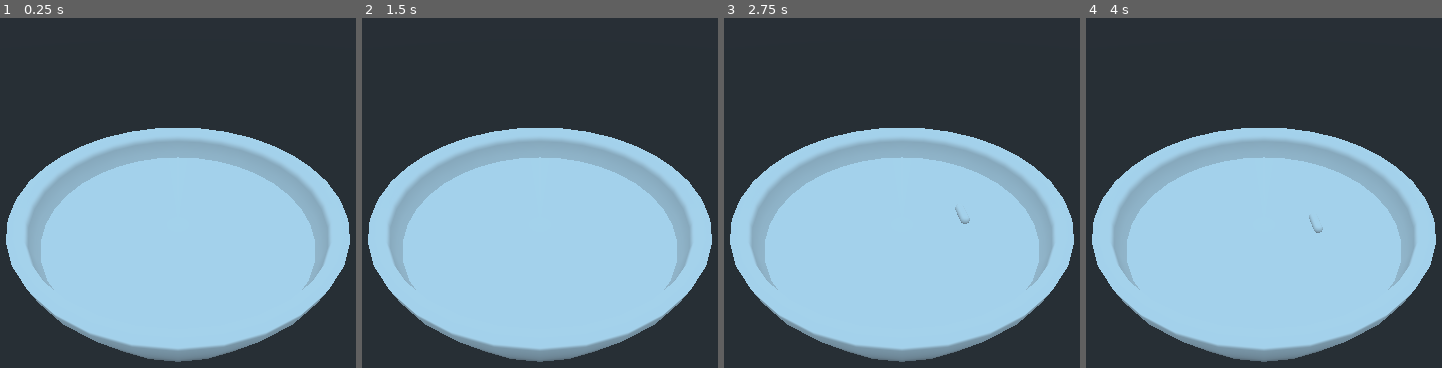
Above: before the commit, frames 1-4 (left to right).
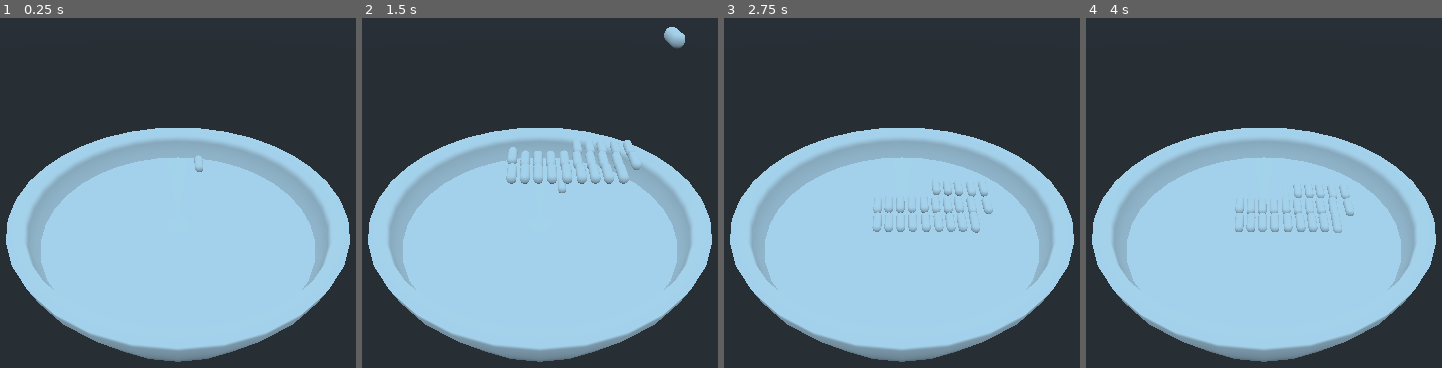
Above: after the commit, the same moments.

Repository: Element21/FBLA-Computer-Game-Simulation-Programming-22
Game: Godot game, scene res://Levels/Level 1/lvl1.tscn
Two runs of this game, one before a commit and one after it. Both use one fixed random seed, a clock stepped at 60 frames per second and the inputs below.
Inputs:
- Up to frame 1 (0.25 s): no input
- Up to frame 2 (1.5 s): tap Enter at 0.5 s
- Up to frame 3 (2.75 s): no input
- Up to frame 4 (4 s): tap Space at 3.5 s

The runs differ from the first frame. In frame 1, less than 0.1% of the frame differs, in the area x 31-58%, y 39-44%; in frame 2, 1.6%, in the area x 40-91%, y 2-50%; in frame 3, 0.8%; in frame 4, 0.7%.

Commit message:
Add all letters and simplify collision detection

Diff:
--- a/Levels/Level 1/lvl1.tscn
+++ b/Levels/Level 1/lvl1.tscn
@@ -16,9 +16,6 @@
 [node name="Camera" type="Camera" parent="."]
 transform = Transform( 1, 0, 0, 0, 0.707107, 0.707107, 0, -0.707107, 0.707107, 0, 10, 8 )
 
-[node name="Letter" parent="." instance=ExtResource( 2 )]
-transform = Transform( 1, 0, 0, 0, 1, 0, 0, 0, 1, 2.627, 10, 0 )
-
 [node name="Soup" type="MeshInstance" parent="."]
 transform = Transform( 1, 0, 0, 0, 1, 0, 0, 0, 1, 0, 3.21526, 0 )
 mesh = SubResource( 1 )
@@ -32,3 +29,81 @@
 
 [node name="CollisionShape" type="CollisionShape" parent="Bowl/StaticBody"]
 shape = SubResource( 2 )
+
+[node name="A" parent="." instance=ExtResource( 2 )]
+transform = Transform( 1, 0, 0, 0, 1, 0, 0, 0, 1, 1.82298, 9.82393, -1.76755 )
+
+[node name="B" parent="." instance=ExtResource( 2 )]
+transform = Transform( 1, 0, 0, 0, 1, 0, 0, 0, 1, 1.73463, 9.91666, -0.839772 )
+
+[node name="C" parent="." instance=ExtResource( 2 )]
+transform = Transform( 1, 0, 0, 0, 1, 0, 0, 0, 1, 0.601199, 9.91314, -0.881963 )
+
+[node name="D" parent="." instance=ExtResource( 2 )]
+transform = Transform( 1, 0, 0, 0, 1, 0, 0, 0, 1, -0.178259, 9.91431, -0.874985 )
+
+[node name="E" parent="." instance=ExtResource( 2 )]
+transform = Transform( 1, 0, 0, 0, 1, 0, 0, 0, 1, 2.1303, 10, 0 )
+
+[node name="F" parent="." instance=ExtResource( 2 )]
+transform = Transform( 1, 0, 0, 0, 1, 0, 0, 0, 1, 0.207728, 10, 0 )
+
+[node name="G" parent="." instance=ExtResource( 2 )]
+transform = Transform( 1, 0, 0, 0, 1, 0, 0, 0, 1, 1.37353, 10, 0 )
+
+[node name="H" parent="." instance=ExtResource( 2 )]
+transform = Transform( 1, 0, 0, 0, 1, 0, 0, 0, 1, -0.167997, 10, 0 )
+
+[node name="I" parent="." instance=ExtResource( 2 )]
+transform = Transform( 1, 0, 0, 0, 1, 0, 0, 0, 1, -0.890971, 10, 0 )
+
+[node name="J" parent="." instance=ExtResource( 2 )]
+transform = Transform( 1, 0, 0, 0, 1, 0, 0, 0, 1, 2.24774, 9.82979, -1.70619 )
+
+[node name="K" parent="." instance=ExtResource( 2 )]
+transform = Transform( 1, 0, 0, 0, 1, 0, 0, 0, 1, 2.65062, 13.2053, 0.000144601 )
+
+[node name="L" parent="." instance=ExtResource( 2 )]
+transform = Transform( 1, 0, 0, 0, 1, 0, 0, 0, 1, 1.05555, 9.82158, -1.79575 )
+
+[node name="M" parent="." instance=ExtResource( 2 )]
+transform = Transform( 1, 0, 0, 0, 1, 0, 0, 0, 1, 2.65558, 9.91901, -0.810632 )
+
+[node name="N" parent="." instance=ExtResource( 2 )]
+transform = Transform( 1, 0, 0, 0, 1, 0, 0, 0, 1, 1.36849, 9.91783, -0.830263 )
+
+[node name="O" parent="." instance=ExtResource( 2 )]
+transform = Transform( 1, 0, 0, 0, 1, 0, 0, 0, 1, 0.630356, 4.52381, -1.7866 )
+
+[node name="P" parent="." instance=ExtResource( 2 )]
+transform = Transform( 1, 0, 0, 0, 1, 0, 0, 0, 1, 1.44517, 9.82275, -1.78161 )
+
+[node name="Q" parent="." instance=ExtResource( 2 )]
+transform = Transform( 1, 0, 0, 0, 1, 0, 0, 0, 1, 2.673, 9.82745, -1.72709 )
+
+[node name="R" parent="." instance=ExtResource( 2 )]
+transform = Transform( 1, 0, 0, 0, 1, 0, 0, 0, 1, 0.978867, 9.91666, -0.844399 )
+
+[node name="S" parent="." instance=ExtResource( 2 )]
+transform = Transform( 1, 0, 0, 0, 1, 0, 0, 0, 1, 0.199625, 9.91431, -0.872672 )
+
+[node name="T" parent="." instance=ExtResource( 2 )]
+transform = Transform( 1, 0, 0, 0, 1, 0, 0, 0, 1, 1.73709, 10, 0 )
+
+[node name="U" parent="." instance=ExtResource( 2 )]
+transform = Transform( 1, 0, 0, 0, 1, 0, 0, 0, 1, 0.614547, 10, 0 )
+
+[node name="V" parent="." instance=ExtResource( 2 )]
+transform = Transform( 1, 0, 0, 0, 1, 0, 0, 0, 1, -0.922114, 10.022, -0.890004 )
+
+[node name="W" parent="." instance=ExtResource( 2 )]
+transform = Transform( 1, 0, 0, 0, 1, 0, 0, 0, 1, 2.14766, 9.92135, -0.79024 )
+
+[node name="X" parent="." instance=ExtResource( 2 )]
+transform = Transform( 1, 0, 0, 0, 1, 0, 0, 0, 1, 1.00665, 10, 0 )
+
+[node name="Y" parent="." instance=ExtResource( 2 )]
+transform = Transform( 1, 0, 0, 0, 1, 0, 0, 0, 1, -0.529463, 10, 0 )
+
+[node name="Z" parent="." instance=ExtResource( 2 )]
+transform = Transform( 1, 0, 0, 0, 1, 0, 0, 0, 1, -0.556142, 9.91431, -0.877299 )
--- a/objects/soup/soup.gd
+++ b/objects/soup/soup.gd
@@ -1,31 +1,7 @@
 extends MeshInstance
-
 
 var buoyancy_acceleration = 9.81 * 2
 var drag = 2
-
-var triangles = []
-
-
-func _ready():
-
-	triangles = get_triangles(mesh.get_faces())
-
-
-# Get all of the triangles in the mesh, change the data structure to be easier to work with, and flatten them into 2d triangles
-func get_triangles(mesh_points: PoolVector3Array) -> Array:
-	var triangles = []
-
-	for i in range(0, (mesh_points.size() / 3)):
-
-		var p1 = mesh_points[i * 3 + 0]
-		var p2 = mesh_points[i * 3 + 1]
-		var p3 = mesh_points[i * 3 + 2]
-
-		triangles.push_back([Vector2(p1.x, p1.z), Vector2(p2.x, p2.y), Vector2(p3.x, p3.y)])
-
-	return triangles
-
 
 func buoyancy(letter_height: float):
 	var depth = self.translation.y - letter_height
@@ -37,26 +13,22 @@
 	else:
 		return buoyancy_acceleration
 
+func _ready() -> void:
+	connect("body_entered", self, "_on_Soup_body_entered")
+	connect("body_exited", self, "_on_Soup_body_exited")
 
 func _process(delta):
+	for letter in LetterGetter.letters_in_play:
+		var pos = letter.translation
+		var acceleration = buoyancy(pos.y)
+		# Buoyancy
+		letter.apply_central_impulse(Vector3(0, acceleration, 0) * letter.mass * delta)
 
-	for letter in LetterGetter.letters_in_play:
+		# Drag
+		letter.apply_central_impulse(letter.linear_velocity * drag * -1 * delta)
 
-		var pos = letter.translation
+func _on_Soup_body_entered():
+	set_process(true)
 
-		# Check if the letter is below the soup, then check if it's in the soup
-		if pos.y < self.translation.y + 0.1:
-
-			# Check if the letter is above or below one of the triangles in the mesh
-			for triangle in triangles:
-
-				if Geometry.is_point_in_polygon(Vector2(pos.x, pos.z), triangle):
-					var acceleration = buoyancy(pos.y)
-
-					# Buoyancy
-					letter.apply_central_impulse(Vector3(0, acceleration, 0) * letter.mass * delta)
-
-					# Drag
-					letter.apply_central_impulse(letter.linear_velocity * drag * -1 * delta)
-
-					break
+func _on_Soup_body_exited():
+	set_process(true)
--- a/project.godot
+++ b/project.godot
@@ -34,6 +34,7 @@
 
 [physics]
 
+3d/smooth_trimesh_collision=true
 common/enable_pause_aware_picking=true
 
 [rendering]
